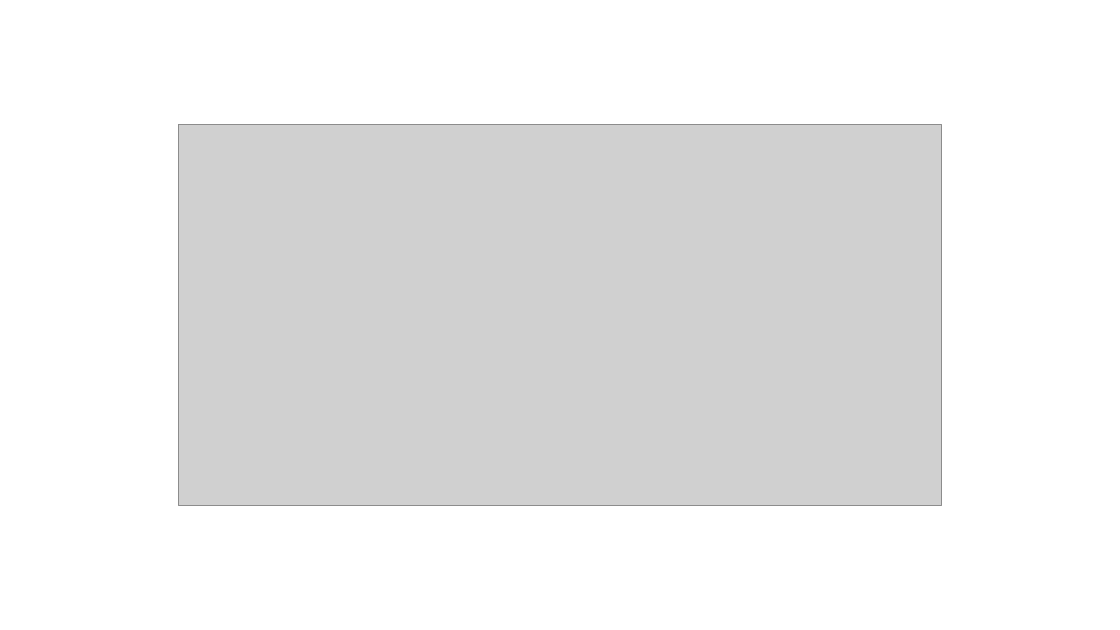
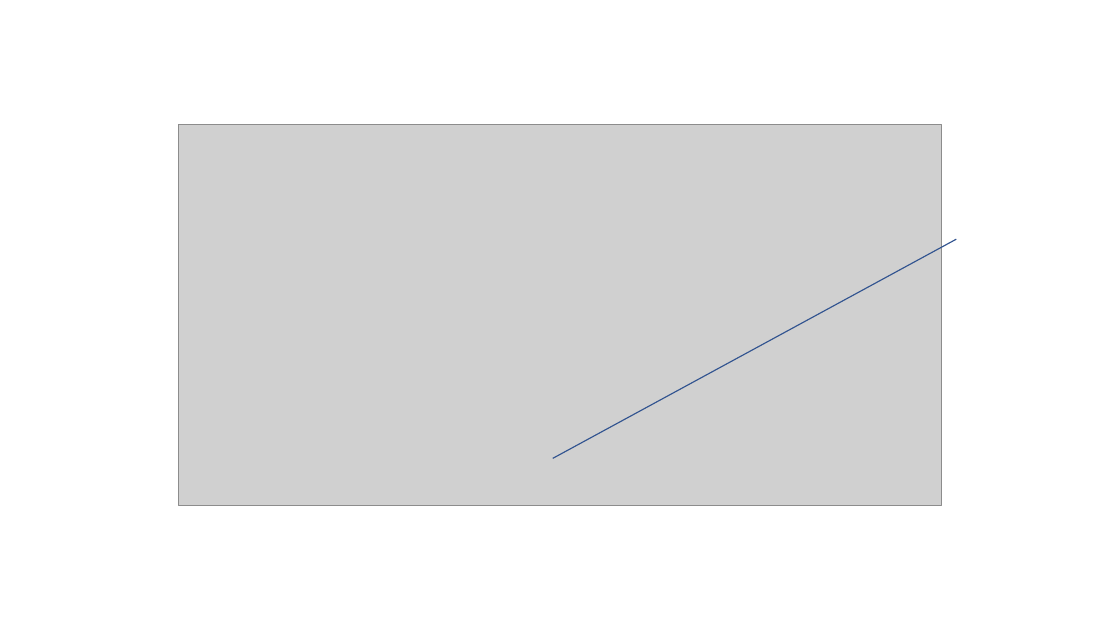
Before and after one commit to pcyoung75/GlobalForecasting, a slide deck: slide 25 of doc/Paper Images.pptx (slide 21 before the commit). Drawn at 1120x630 pixels with LibreOffice and Linux fonts; fonts in the diff are those of the drawing; grey boxes stand for pictures. Boxes give left, top, right and bottom in pixels: in the first picture for what was removed or moved away, otherwise in the second. Text is boxed around its words. In the diff, an @@ line names an element or a change of style, - is before the commit and + after.

```diff
--- a/doc/Paper Images.pptx
+++ b/doc/Paper Images.pptx
@@ freeform shape added at bbox=[553, 239, 956, 459], outline #325491 1 pt @@
```
Also in this commit, not shown: 3 other slides changed, 20 slides added, 12 slides removed, 44 other files.
